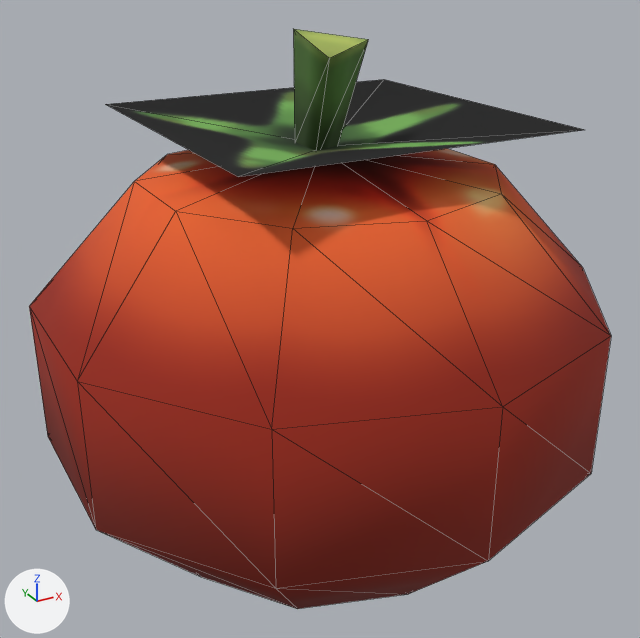
What one commit did to the glTF model models/plants/plant_tomato.gltf.
The view is the same before and after, from a camera (50 mm lens) standing at (-0.0627, -0.1138, 0.0986) and looking at (-0.0003, -0.0003, 0.0419). Arrows for +X, +Y and +Z are at lower left; the lights stay in place. Mesh edges are drawn as thin lines. Where no turn or scale is listed for an object, it has been applied to the vertices.

In view in the first picture: 'plant_tomato'.
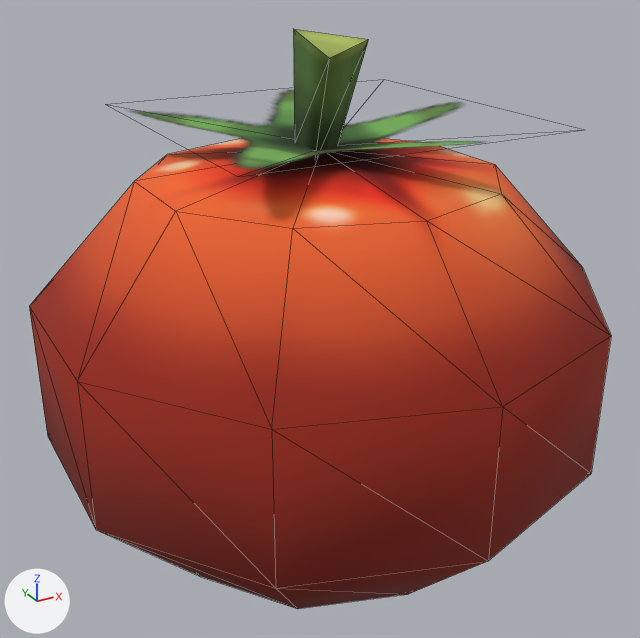
Changed parts and their boxes (x1, y1, x2, y2) in the pictures (640 x 638 px):
```json
{"object": "plant_tomato", "change": "recoloured", "before": [106, 46, 584, 261], "after": [106, 46, 584, 261], "on screen": "brown to orange"}
```

Scene script edits in JSON lines:
```json
{"op": "add", "block": "mat_plant_tomato", "code": ["mat_plant_tomato = principled_material('Plant Tomato')", "mat_plant_tomato.texture = img_tomato_base_diffusecolor_texture  # with its transparency", "mat_plant_tomato.roughness = 1.0"]}
{"block": "me_scene_005", "where": "me_scene_005.from_pydata(...)  # 53 vertices, 91 faces; spans x -0.042..0.042, y -0.0441..0.0441, z 0.0..0.086"}
{"op": "remove", "block": "me_scene_005", "code": "me_scene_005.materials.append(mat_plant_tomato_004)  # picture img_tomato_base_diffusecolor_texture"}
{"op": "add", "block": "me_scene_005", "code": "me_scene_005.materials.append(mat_plant_tomato)  # picture img_tomato_base_diffusecolor_texture"}
```
